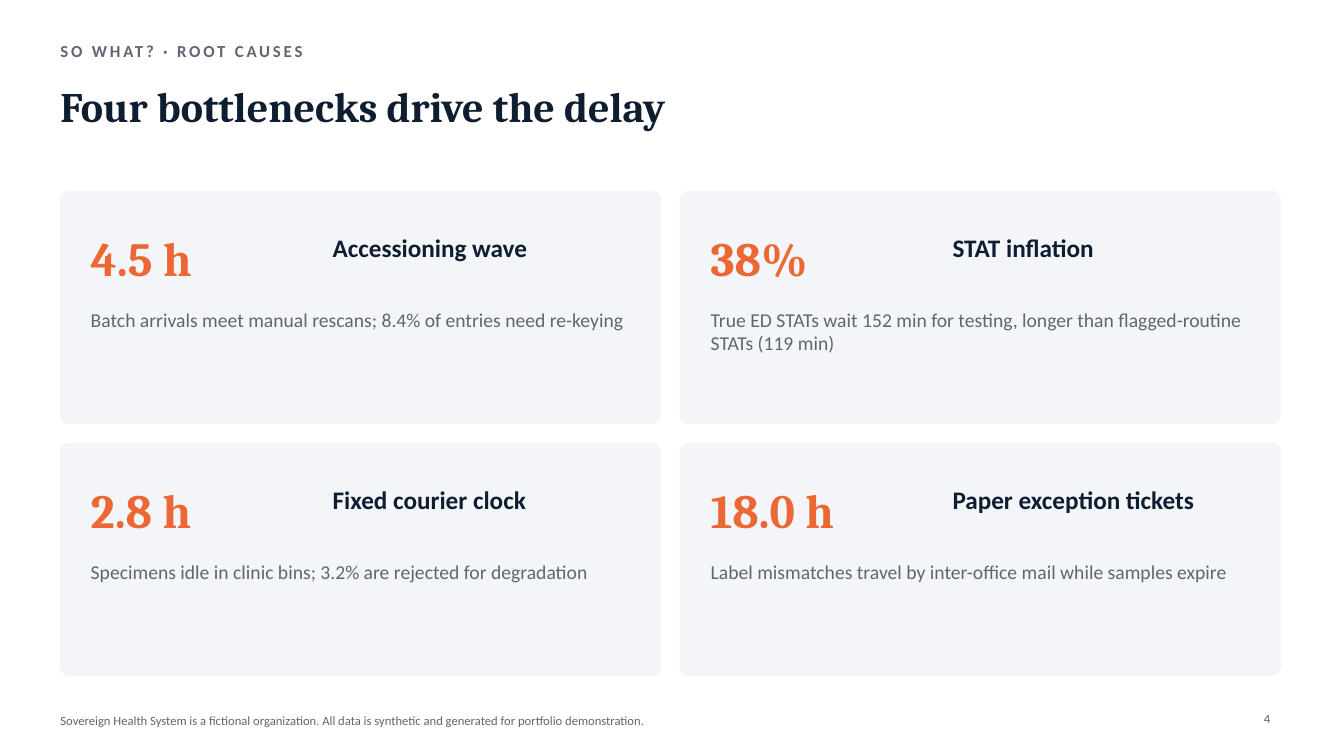
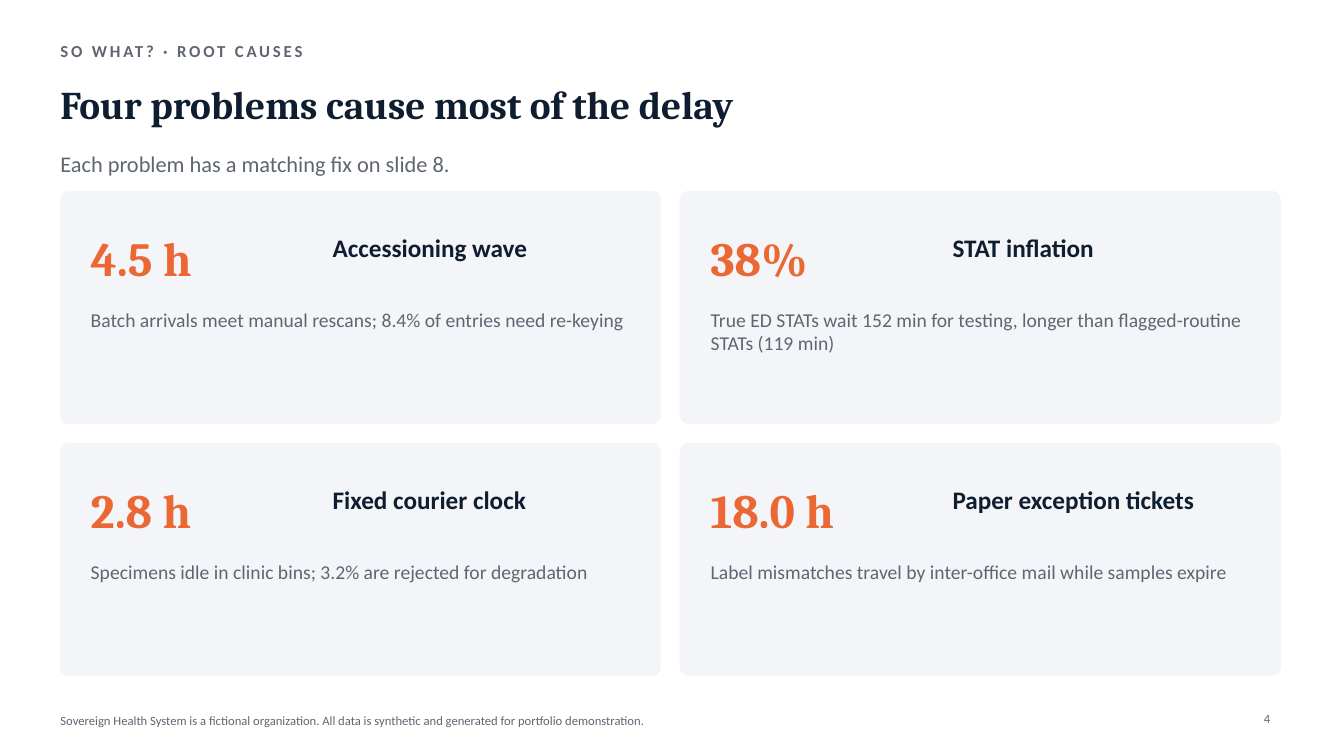
Before and after one commit to huezxiii/diagnostic-pipeline-process-mapping, a slide deck: slide 4 of deck/sovereign-health-exec-briefing.pptx. Drawn at 1344x756 pixels with LibreOffice and Linux fonts; fonts in the diff are those of the drawing. Boxes give left, top, right and bottom in pixels: in the first picture for what was removed or moved away, otherwise in the second. Text is boxed around its words. In the diff, an @@ line names an element or a change of style, - is before the commit and + after.

```diff
--- a/deck/sovereign-health-exec-briefing.pptx
+++ b/deck/sovereign-health-exec-briefing.pptx
@@ title at bbox=[60, 91, 733, 128]: text changed; size 30 to 28 pt @@
-Four bottlenecks drive the delay
+Four problems cause most of the delay
@@ text added at bbox=[60, 156, 450, 176], 16 pt, text #5F6672 @@
+Each problem has a matching fix on slide 8.
```
Also in this commit, not shown: 9 other slides changed, 2 other files.
